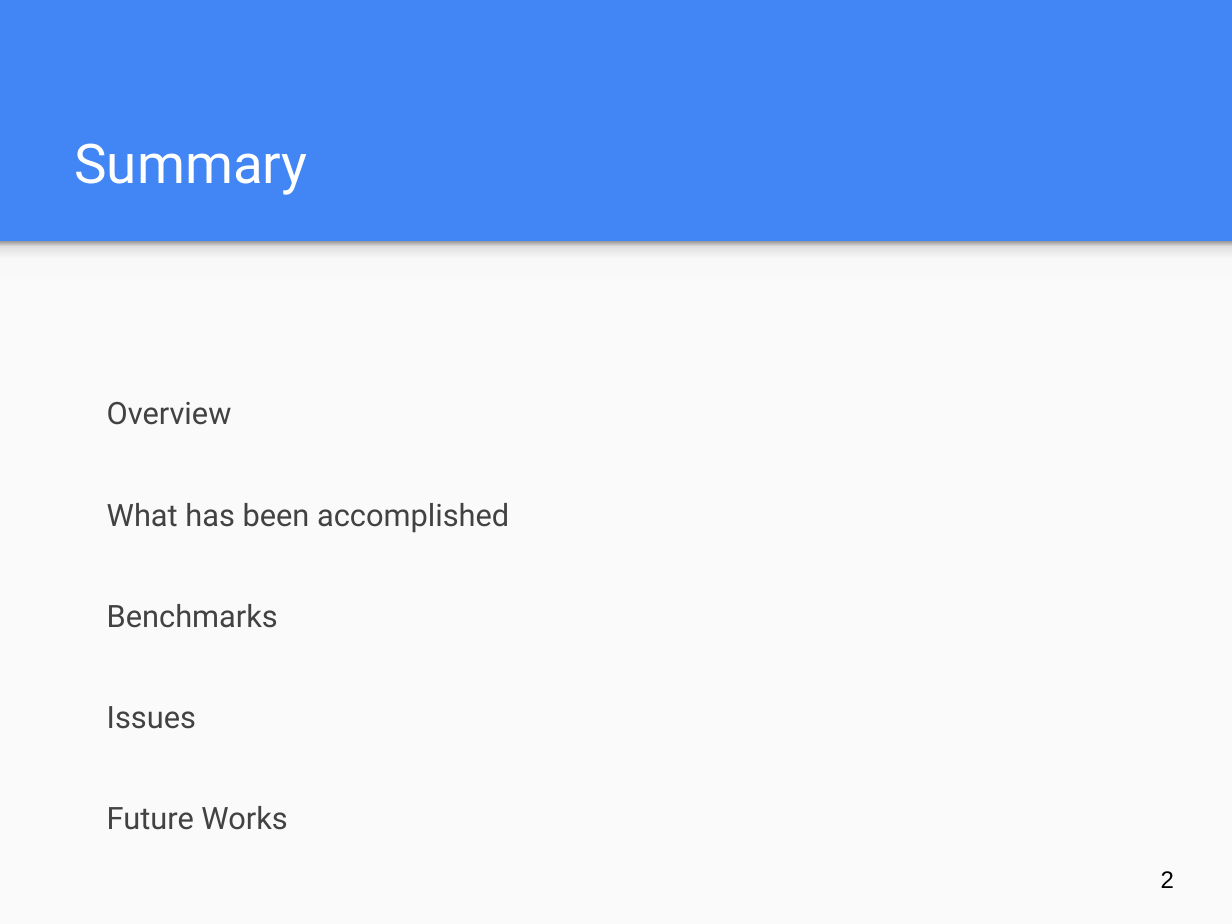
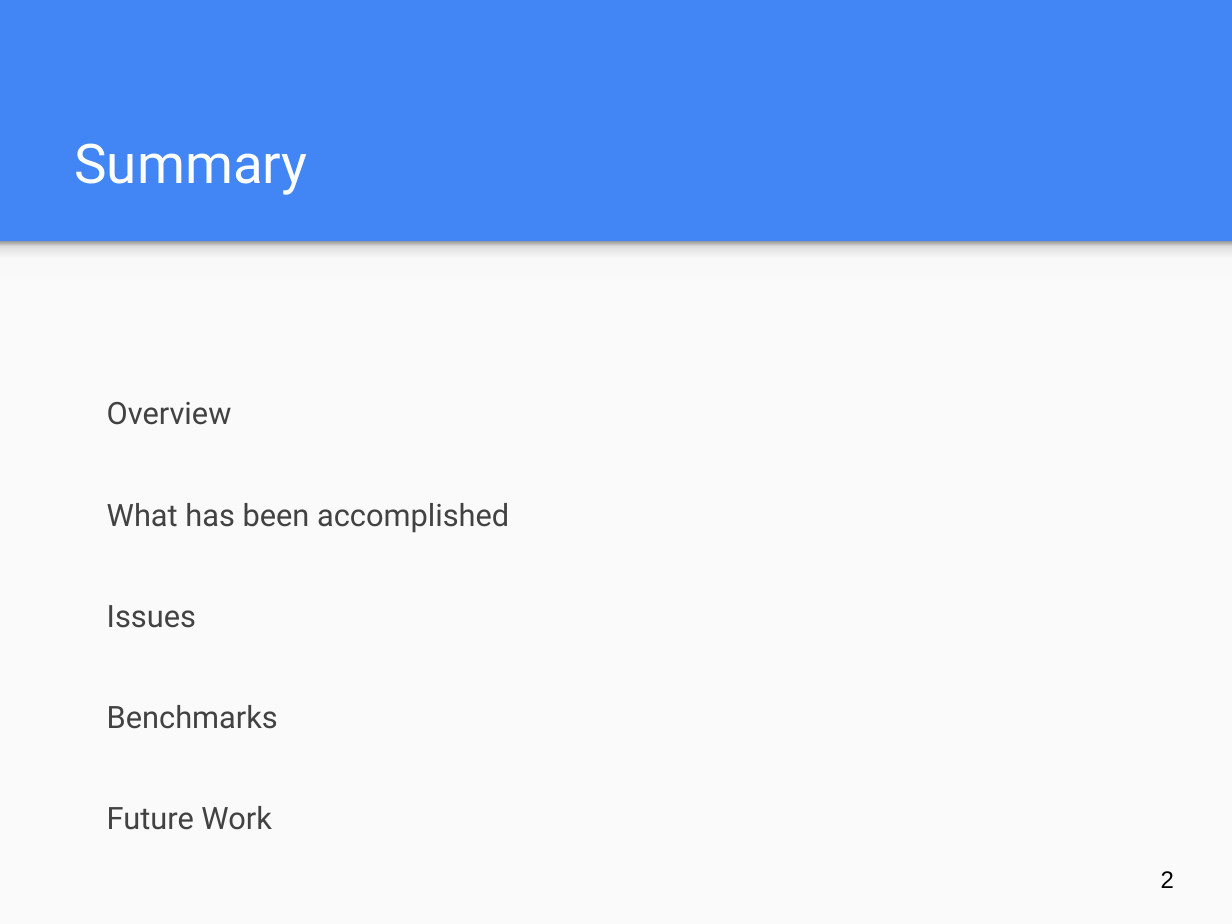
Before and after one commit to jocelynthode/tomcat-native2-doc, a slide deck: slide 2 of final-pres/final_workshop_pres.pptx. Drawn at 1232x924 pixels with LibreOffice and Linux fonts; fonts in the diff are those of the drawing. Boxes give left, top, right and bottom in pixels: in the first picture for what was removed or moved away, otherwise in the second. Text is boxed around its words. In the diff, an @@ line names an element or a change of style, - is before the commit and + after.

```diff
--- a/final-pres/final_workshop_pres.pptx
+++ b/final-pres/final_workshop_pres.pptx
@@ text at bbox=[107, 605, 196, 628]: paragraph added @@
+Issues
@@ text at bbox=[107, 806, 271, 830]: text changed @@
-Issues
-Future Works
+Future Work
```
Also in this commit, not shown: 7 other slides changed, 2 slides added, 1 slide removed, 1 other file.
